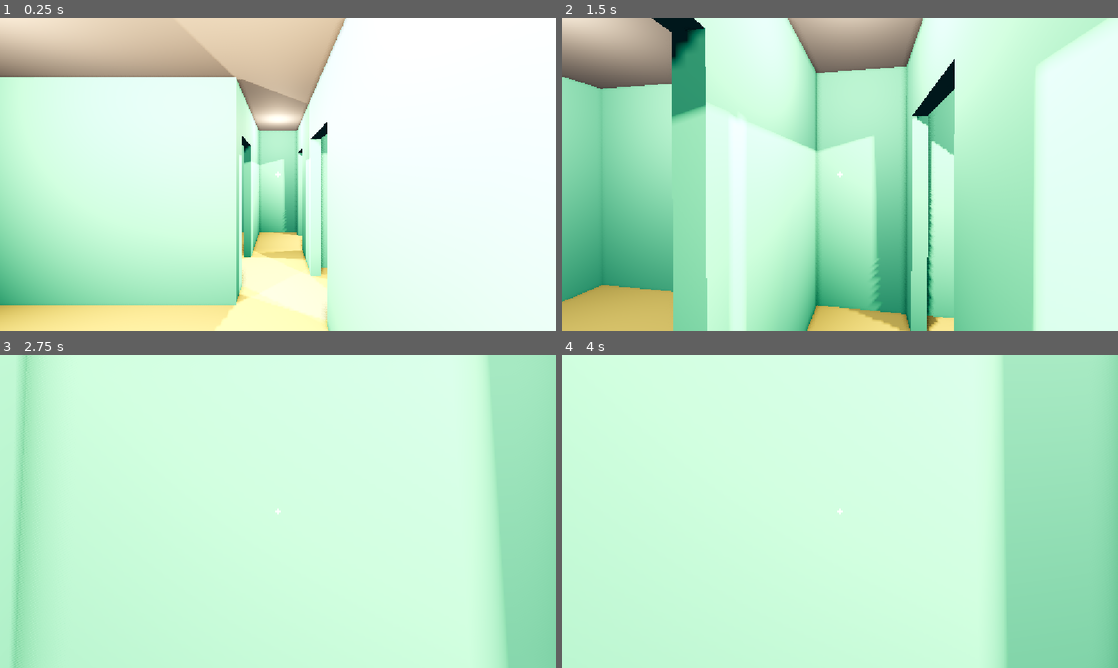
Above: before the commit, frames 1-4 (two rows, left to right).
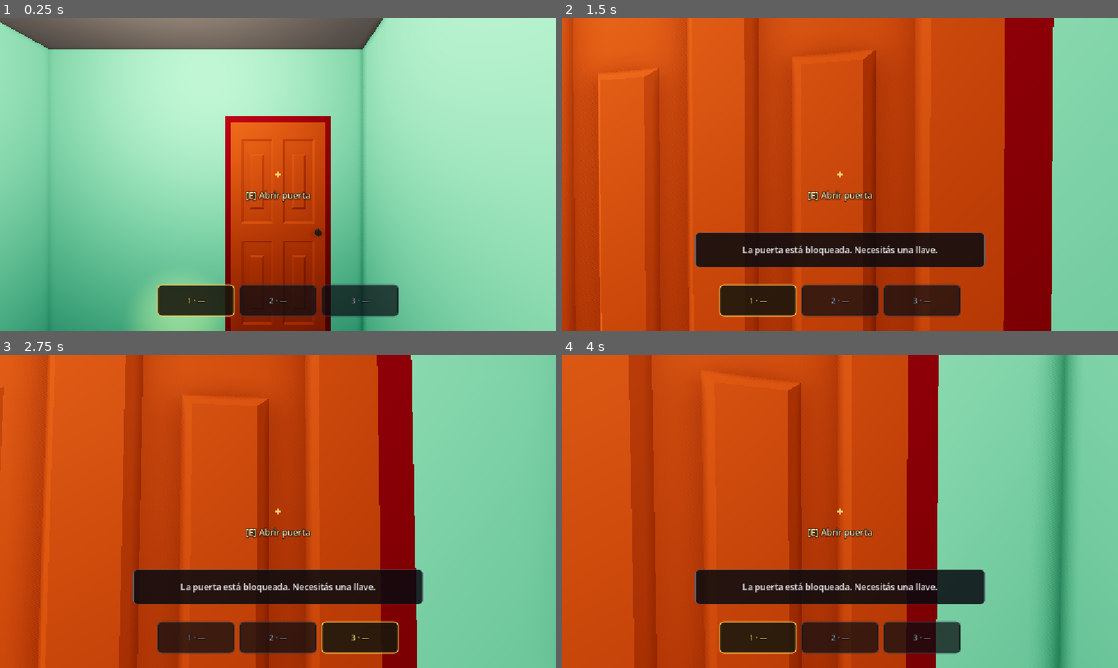
Above: after the commit, the same moments.

Repository: MarcosGomez66/scape-room-demo
Game: Godot game, scene res://scenes/test/house_test_level.tscn
The game is run twice, just before and just after one commit, with the same random seed, the same clock (stepped at 60 frames per second) and the same inputs.
Inputs (mouse positions are in pixels of both pictures, inside the frame that each line leads up to):
- Up to frame 1 (0.25 s): no input
- Up to frame 2 (1.5 s): tap Enter at 0.5 s; move the mouse to (867, 174) at 0.52 s; hold E (interact, bound only after the commit) 0.53-1.28 s; hold W (move_forward) from 0.53 s (still down); click (867, 174) at 0.67 s; tap 1 (slot_1, bound only after the commit) at 0.8, 1.35 s; move the mouse to (812, 174) at 1.27 s; click (812, 174) at 1.42 s
- Up to frame 3 (2.75 s): keep holding W (move_forward); tap 2 (slot_2, bound only after the commit) at 1.55, 2.1 s; move the mouse to (289, 505) at 2.02 s; click (289, 505) at 2.17 s; tap 3 (slot_3, bound only after the commit) at 2.3 s
- Up to frame 4 (4 s): keep holding W (move_forward); tap Space at 2.75 s; move the mouse to (834, 517) at 2.77 s; tap 3 (slot_3, bound only after the commit) at 2.85 s; click (834, 517) at 2.92 s; tap E (interact, bound only after the commit) at 3.05 s; tap Enter at 3.5 s; move the mouse to (878, 514) at 3.52 s; hold Shift (run) from 3.53 s (still down); click (878, 514) at 3.67 s; tap 1 (slot_1, bound only after the commit) at 3.8 s

The runs differ from the first frame. In frame 1, 99% of the frame differs, in the area x 0-100%, y 0-100%; in frame 2, 100%; in frame 3, 100%; in frame 4, 97%.

Commit message:
Add hinged bedroom door, key pickup and 3-slot inventory
Door scene built from SM_Puerta with a hinge-driven leaf, collision as a direct child of the StaticBody3D, lock check against the selected inventory item and key consumption on unlock.

Adds the Inventory autoload with fixed 3 slots, ItemData resources, KeyPickup collectible, HUD interaction prompt/messages/slot bar and the player interaction ray. house_test_level now starts the player locked in the bedroom with the key on the floor. Includes SM_Puerta/SM_Llave assets.

Diff:
--- a/project.godot
+++ b/project.godot
@@ -18,6 +18,7 @@
 [autoload]
 
 MCPRuntimeServer="*res://addons/godot_mcp_toolkit/runtime/mcp_runtime_server.gd"
+Inventory="*uid://ccld7x56jgru3"
 
 [display]
 
@@ -64,6 +65,32 @@
 "events": [Object(InputEventKey,"resource_local_to_scene":false,"resource_name":"","device":16,"window_id":0,"alt_press …(195 unchanged characters)…
 ]
 }
+interact={
+"deadzone": 0.2,
+"events": [Object(InputEventKey,"resource_local_to_scene":false,"resource_name":"","device":16,"window_id":0,"alt_pressed":false,"shift_pressed":false,"ctrl_pressed":false,"meta_pressed":false,"pressed":false,"keycode":0,"physical_keycode":69,"key_label":0,"unicode":0,"location":0,"echo":false,"script":null)
+]
+}
+slot_1={
+"deadzone": 0.2,
+"events": [Object(InputEventKey,"resource_local_to_scene":false,"resource_name":"","device":16,"window_id":0,"alt_pressed":false,"shift_pressed":false,"ctrl_pressed":false,"meta_pressed":false,"pressed":false,"keycode":0,"physical_keycode":49,"key_label":0,"unicode":0,"location":0,"echo":false,"script":null)
+]
+}
+slot_2={
+"deadzone": 0.2,
+"events": [Object(InputEventKey,"resource_local_to_scene":false,"resource_name":"","device":16,"window_id":0,"alt_pressed":false,"shift_pressed":false,"ctrl_pressed":false,"meta_pressed":false,"pressed":false,"keycode":0,"physical_keycode":50,"key_label":0,"unicode":0,"location":0,"echo":false,"script":null)
+]
+}
+slot_3={
+"deadzone": 0.2,
+"events": [Object(InputEventKey,"resource_local_to_scene":false,"resource_name":"","device":16,"window_id":0,"alt_pressed":false,"shift_pressed":false,"ctrl_pressed":false,"meta_pressed":false,"pressed":false,"keycode":0,"physical_keycode":51,"key_label":0,"unicode":0,"location":0,"echo":false,"script":null)
+]
+}
+
+[layer_names]
+
+3d_physics/layer_1="world"
+3d_physics/layer_2="player"
+3d_physics/layer_4="interactable"
 
 [physics]
 
--- /dev/null
+++ b/resources/items/key_bedroom.tres
@@ -0,0 +1,8 @@
+[gd_resource type="Resource" script_class="ItemData" format=3 uid="uid://drx2vn45cdj6i"]
+
+[ext_resource type="Script" uid="uid://ropgki0s5uv7" path="res://scripts/inventory/item_data.gd" id="1_uq4ki"]
+
+[resource]
+script = ExtResource("1_uq4ki")
+id = &"key_bedroom"
+display_name = "Llave del dormitorio"
--- /dev/null
+++ b/scenes/collectibles/Key.tscn
@@ -0,0 +1,27 @@
+[gd_scene format=3 uid="uid://c0rufqhhor6b4"]
+
+[ext_resource type="Script" uid="uid://dkvjp770lfwjb" path="res://scripts/collectibles/key.gd" id="1_ghq6b"]
+[ext_resource type="Resource" uid="uid://drx2vn45cdj6i" path="res://resources/items/key_bedroom.tres" id="2_633ht"]
+[ext_resource type="PackedScene" uid="uid://i4ysy6r35byw" path="res://assets/test/SM_Llave.glb" id="3_2cd0s"]
+
+[sub_resource type="BoxShape3D" id="BoxShape3D_en54r"]
+size = Vector3(0.3, 0.2, 0.3)
+
+[node name="Key" type="StaticBody3D" unique_id=646955446]
+collision_layer = 8
+collision_mask = 0
+script = ExtResource("1_ghq6b")
+item = ExtResource("2_633ht")
+
+[node name="Model" parent="." unique_id=1386734473 instance=ExtResource("3_2cd0s")]
+transform = Transform3D(1.5, 0, 0, 0, -6.556708e-08, 1.5, 0, -1.5, -6.556708e-08, 0, 0.02, 0)
+
+[node name="Collision" type="CollisionShape3D" parent="." unique_id=356414960]
+transform = Transform3D(1, 0, 0, 0, 1, 0, 0, 0, 1, 0, 0.07, 0)
+shape = SubResource("BoxShape3D_en54r")
+
+[node name="Glow" type="OmniLight3D" parent="." unique_id=1553871593]
+transform = Transform3D(1, 0, 0, 0, 1, 0, 0, 0, 1, 0, 0.15, 0)
+light_color = Color(1, 0.82, 0.45, 1)
+light_energy = 0.6
+omni_range = 1.2
--- /dev/null
+++ b/scenes/interactables/Door.tscn
@@ -0,0 +1,20 @@
+[gd_scene format=3 uid="uid://18m3ifogy6uo"]
+
+[ext_resource type="Script" uid="uid://0ts7t46phxba" path="res://scripts/interactables/door.gd" id="1_lwuoo"]
+[ext_resource type="PackedScene" uid="uid://dx5mltlrsecco" path="res://assets/test/SM_Puerta.glb" id="2_8q377"]
+
+[sub_resource type="BoxShape3D" id="BoxShape3D_vml38"]
+size = Vector3(0.9, 2.1, 0.1)
+
+[node name="Door" type="StaticBody3D" unique_id=1265520474]
+collision_layer = 9
+script = ExtResource("1_lwuoo")
+
+[node name="Hinge" type="Node3D" parent="." unique_id=1676241644]
+transform = Transform3D(1, 0, 0, 0, 1, 0, 0, 0, 1, 0.45, 0, 0)
+
+[node name="Model" parent="." unique_id=661013053 instance=ExtResource("2_8q377")]
+
+[node name="LeafCollision" type="CollisionShape3D" parent="." unique_id=446457089]
+transform = Transform3D(1, 0, 0, 0, 1, 0, 0, 0, 1, 0, 1.05, 0)
+shape = SubResource("BoxShape3D_vml38")
--- a/scenes/player/Player.tscn
+++ b/scenes/player/Player.tscn
@@ -1,7 +1,9 @@
 [gd_scene format=3 uid="uid://1o4dxva7ye2s"]
 
 [ext_resource type="Script" uid="uid://bykp05skmfedn" path="res://scripts/player/player.gd" id="1_player"]
+[ext_resource type="Script" uid="uid://2jte584ebq6k" path="res://scripts/player/interaction_ray.gd" id="2_524rm"]
 [ext_resource type="Texture2D" uid="uid://pyfetpo8o2bp" path="res://assets/player/crosshair.png" id="2_gfjak"]
+[ext_resource type="Script" uid="uid://caigdk7dljdaw" path="res://scripts/ui/hud.gd" id="3_tpg5x"]
 
 [sub_resource type="CapsuleShape3D" id="CapsuleShape3D_player"]
 radius = 0.3
@@ -22,7 +24,14 @@
 unique_name_in_owner = true
 current = true
 
+[node name="InteractionRay" type="RayCast3D" parent="CameraHolder/Camera" unique_id=1822911578]
+target_position = Vector3(0, 0, -2.2)
+collision_mask = 9
+script = ExtResource("2_524rm")
+
 [node name="HUD" type="CanvasLayer" parent="." unique_id=1916499687]
+unique_name_in_owner = true
+script = ExtResource("3_tpg5x")
 
 [node name="Crosshair" type="TextureRect" parent="HUD" unique_id=1332600846]
 anchors_preset = 8
@@ -37,3 +46,88 @@
 grow_horizontal = 2
 grow_vertical = 2
 texture = ExtResource("2_gfjak")
+
+[node name="InteractionPrompt" type="Label" parent="HUD" unique_id=301895581]
+unique_name_in_owner = true
+visible = false
+anchors_preset = 8
+anchor_left = 0.5
+anchor_top = 0.5
+anchor_right = 0.5
+anchor_bottom = 0.5
+offset_left = -220.0
+offset_top = 28.0
+offset_right = 220.0
+offset_bottom = 58.0
+text = "[E] Interactuar"
+horizontal_alignment = 1
+vertical_alignment = 1
+
+[node name="MessagePanel" type="PanelContainer" parent="HUD" unique_id=1443024082]
+unique_name_in_owner = true
+visible = false
+anchors_preset = 7
+anchor_left = 0.5
+anchor_top = 1.0
+anchor_right = 0.5
+anchor_bottom = 1.0
+offset_left = -300.0
+offset_top = -204.0
+offset_right = 300.0
+offset_bottom = -132.0
+
+[node name="MessageLabel" type="Label" parent="HUD/MessagePanel" unique_id=416408499]
+unique_name_in_owner = true
+layout_mode = 2
+horizontal_alignment = 1
+vertical_alignment = 1
+autowrap_mode = 3
+
+[node name="InventoryBar" type="HBoxContainer" parent="HUD" unique_id=792422717]
+unique_name_in_owner = true
+anchors_preset = 7
+anchor_left = 0.5
+anchor_top = 1.0
+anchor_right = 0.5
+anchor_bottom = 1.0
+offset_left = -330.0
+offset_top = -96.0
+offset_right = 330.0
+offset_bottom = -30.0
+alignment = 1
+
+[node name="Slot1" type="PanelContainer" parent="HUD/InventoryBar" unique_id=574218439]
+unique_name_in_owner = true
+custom_minimum_size = Vector2(160, 52)
+layout_mode = 2
+
+[node name="Slot1Label" type="Label" parent="HUD/InventoryBar/Slot1" unique_id=1378198792]
+unique_name_in_owner = true
+layout_mode = 2
+text = "1 · —"
+horizontal_alignment = 1
+vertical_alignment = 1
+
+[node name="Slot2" type="PanelContainer" parent="HUD/InventoryBar" unique_id=217918097]
+unique_name_in_owner = true
+custom_minimum_size = Vector2(160, 52)
+layout_mode = 2
+
+[node name="Slot2Label" type="Label" parent="HUD/InventoryBar/Slot2" unique_id=337530264]
+unique_name_in_owner = true
+layout_mode = 2
+text = "2 · —"
+horizontal_alignment = 1
+vertical_alignment = 1
+
+[node name="Slot3" type="PanelContainer" parent="HUD/InventoryBar" unique_id=1477370780]
+unique_name_in_owner = true
+custom_minimum_size = Vector2(160, 52)
+layout_mode = 2
+
+[node name="Slot3Label" type="Label" parent="HUD/InventoryBar/Slot3" unique_id=1559480561]
+unique_name_in_owner = true
+layout_mode = 2
+text = "3 · —"
+horizontal_alignment = 1
+vertical_alignment = 1
--- a/scenes/test/house_test_level.tscn
+++ b/scenes/test/house_test_level.tscn
@@ -2,6 +2,8 @@
 
 [ext_resource type="PackedScene" uid="uid://cncnftvbhi4nx" path="res://scenes/environment/house/house.tscn" id="1_f38u6"]
 [ext_resource type="PackedScene" uid="uid://1o4dxva7ye2s" path="res://scenes/player/Player.tscn" id="2_0ll5a"]
+[ext_resource type="PackedScene" uid="uid://18m3ifogy6uo" path="res://scenes/interactables/Door.tscn" id="3_4cny8"]
+[ext_resource type="PackedScene" uid="uid://c0rufqhhor6b4" path="res://scenes/collectibles/Key.tscn" id="4_74ylu"]
 
 [sub_resource type="BoxShape3D" id="BoxShape3D_4cny8"]
 size = Vector3(60, 0.5, 60)
@@ -28,4 +30,10 @@
 mesh = SubResource("PlaneMesh_ylyn5")
 
 [node name="Player" parent="." unique_id=699744171 instance=ExtResource("2_0ll5a")]
-transform = Transform3D(1, 0, 0, 0, 1, 0, 0, 0, 1, 0.02, 0.32, 1.5)
+transform = Transform3D(-4.371139e-08, 0, -1, 0, 1, 0, 1, 0, -4.371139e-08, -2.6, 0.32, -1.96)
+
+[node name="BedroomDoor" parent="." unique_id=1265520474 instance=ExtResource("3_4cny8")]
+transform = Transform3D(-4.371139e-08, 0, 1, 0, 1, 0, -1, 0, -4.371139e-08, -0.62, 0.3, -1.96)
+
+[node name="BedroomKey" parent="." unique_id=646955446 instance=ExtResource("4_74ylu")]
+transform = Transform3D(0.90630776, 0, 0.42261827, 0, 1, 0, -0.42261827, 0, 0.90630776, -1.7, 0.33, -2.9)
--- /dev/null
+++ b/scripts/collectibles/key.gd
@@ -0,0 +1,23 @@
+extends Interactable
+
+class_name KeyPickup
+
+## Collectible key: adds its ItemData to the inventory and disappears.
+
+@export var item: ItemData = null
+
+
+func get_prompt() -> String:
+	if item == null:
+		return "Agarrar"
+	return "Agarrar %s" % item.display_name.to_lower()
+
+
+func interact() -> String:
+	if item == null:
+		return ""
+	if not Inventory.add_item(item):
+		return "No tenés espacio en el inventario."
+	var collected_name: String = item.display_name
+	queue_free()
+	return "Agarraste: %s." % collected_name
--- /dev/null
+++ b/scripts/interactables/door.gd
@@ -0,0 +1,78 @@
+extends Interactable
+
+class_name Door
+
+## Hinged door with an optional key requirement.
+## The GLB provides the frame and the leaf as separate nodes; _ready reparents
+## the leaf (and the handle) under Hinge so the frame stays put while it swings.
+## The leaf collider is a direct child of the body (Godot only registers
+## CollisionShape3D nodes that way) and is rotated around the hinge by the tween.
+
+const HINGE_X: float = 0.45
+const LEAF_CENTER: Vector3 = Vector3(0.0, 1.05, 0.0)
+
+@export var required_item_id: StringName = &"key_bedroom"
+@export var locked: bool = true
+@export var open_angle_degrees: float = -90.0
+@export var open_time: float = 0.9
+@export var is_open: bool = false
+
+@onready var hinge: Node3D = $Hinge
+@onready var model: Node3D = $Model
+@onready var leaf_collision: CollisionShape3D = $LeafCollision
+
+var _angle: float = 0.0
+var _tween: Tween
+
+
+func _ready() -> void:
+	hinge.position.x = HINGE_X
+	_move_leaf_to_hinge("SM_Hoja")
+	_move_leaf_to_hinge("SM_Pomo")
+	_apply_angle(0.0)
+
+
+func get_prompt() -> String:
+	return "Cerrar puerta" if is_open else "Abrir puerta"
+
+
+func interact() -> String:
+	if locked:
+		var selected: ItemData = Inventory.get_selected_item()
+		if selected != null and selected.id == required_item_id:
+			locked = false
+			Inventory.remove_item(required_item_id)
+			_set_open(true)
+			return "Usaste la llave. Puerta desbloqueada."
+		if Inventory.has_item(required_item_id):
+			return "Tenés la llave. Seleccionala con 1, 2 o 3."
+		return "La puerta está bloqueada. Necesitás una llave."
+	_set_open(not is_open)
+	return ""
+
+
+func _move_leaf_to_hinge(part_name: String) -> void:
+	var part: Node3D = model.get_node_or_null(part_name) as Node3D
+	if part != null:
+		part.reparent(hinge, true)
+
+
+func _set_open(value: bool) -> void:
+	is_open = value
+	if _tween != null:
+		_tween.kill()
+	var target: float = deg_to_rad(open_angle_degrees) if value else 0.0
+	_tween = create_tween()
+	_tween.set_ease(Tween.EASE_OUT).set_trans(Tween.TRANS_CUBIC)
+	_tween.tween_method(_apply_angle, _angle, target, open_time)
+
+
+## Rotates the hinge and the leaf collider around the hinge pivot.
+func _apply_angle(angle: float) -> void:
+	_angle = angle
+	hinge.rotation.y = angle
+	var basis := Basis(Vector3.UP, angle)
+	var hinge_point := Vector3(HINGE_X, 0.0, 0.0)
+	leaf_collision.transform = Transform3D(
+		basis, hinge_point + basis * (LEAF_CENTER - hinge_point)
+	)
--- /dev/null
+++ b/scripts/interactables/interactable.gd
@@ -0,0 +1,20 @@
+extends StaticBody3D
+
+class_name Interactable
+
+## Base class for anything the player can look at and use with E.
+## Interactables that should not block the player only need the interactable
+## physics layer (layer 4 / bit value 8); solid ones also stay on layer 1.
+
+@export var prompt_text: String = "Interactuar"
+@export var enabled: bool = true
+
+
+## Text shown under the crosshair while this object is aimed at.
+func get_prompt() -> String:
+	return prompt_text
+
+
+## Runs the interaction. Returns a message for the HUD, or "" for none.
+func interact() -> String:
+	return ""
--- /dev/null
+++ b/scripts/inventory/item_data.gd
@@ -0,0 +1,10 @@
+extends Resource
+
+class_name ItemData
+
+## Minimal inventory item definition.
+## Only the data the demo needs: an id, a display name and an optional icon.
+
+@export var id: StringName = &""
+@export var display_name: String = ""
+@export var icon: Texture2D = null
--- /dev/null
+++ b/scripts/managers/inventory.gd
@@ -0,0 +1,75 @@
+extends Node
+
+## Very small inventory for the demo: three fixed slots, one selected at a time.
+## Registered as the "Inventory" autoload, so any node can query it.
+
+signal slots_changed
+signal selection_changed(slot_index: int)
+
+const MAX_SLOTS: int = 3
+
+var slots: Array[ItemData] = [null, null, null]
+var selected_slot: int = 0
+
+
+## Stores the item in the first empty slot and selects it.
+## Returns false when the inventory is full or the item is null.
+func add_item(item: ItemData) -> bool:
+	if item == null:
+		return false
+	var index: int = slots.find(null)
+	if index == -1:
+		return false
+	slots[index] = item
+	selected_slot = index
+	slots_changed.emit()
+	selection_changed.emit(selected_slot)
+	return true
+
+
+func has_item(item_id: StringName) -> bool:
+	return find_item(item_id) != null
+
+
+func find_item(item_id: StringName) -> ItemData:
+	for item: ItemData in slots:
+		if item != null and item.id == item_id:
+			return item
+	return null
+
+
+func get_selected_item() -> ItemData:
+	if selected_slot < 0 or selected_slot >= slots.size():
+		return null
+	return slots[selected_slot]
+
+
+## Removes the first item with that id. Used when a key unlocks a door.
+func remove_item(item_id: StringName) -> bool:
+	var index: int = -1
+	for i: int in slots.size():
+		if slots[i] != null and slots[i].id == item_id:
+			index = i
+			break
+	if index == -1:
+		return false
+	slots[index] = null
+	if selected_slot == index:
+		selected_slot = _first_filled_slot()
+	slots_changed.emit()
+	selection_changed.emit(selected_slot)
+	return true
+
+
+func select_slot(index: int) -> void:
+	if index < 0 or index >= slots.size() or index == selected_slot:
+		return
+	selected_slot = index
+	selection_changed.emit(selected_slot)
+
+
+func _first_filled_slot() -> int:
+	for i: int in slots.size():
+		if slots[i] != null:
+			return i
+	return 0
--- /dev/null
+++ b/scripts/player/interaction_ray.gd
@@ -0,0 +1,38 @@
+extends RayCast3D
+
+## Turns the camera raycast into interaction: prompt under the crosshair,
+## E to trigger the focused Interactable and HUD messages.
+
+@onready var hud: Hud = %HUD
+
+var _target: Interactable = null
+
+
+func _physics_process(_delta: float) -> void:
+	if _target != null and not is_instance_valid(_target):
+		_target = null
+
+	var next_target: Interactable = null
+	if is_colliding():
+		var collider: Object = get_collider()
+		if collider is Interactable and (collider as Interactable).enabled:
+			next_target = collider as Interactable
+
+	if next_target != null:
+		hud.show_prompt(next_target.get_prompt())
+	else:
+		hud.hide_prompt()
+
+	if next_target != _target:
+		_target = next_target
+		hud.set_focused(_target != null)
+
+
+func _unhandled_input(event: InputEvent) -> void:
+	if not event.is_action_pressed("interact"):
+		return
+	if _target == null or not is_instance_valid(_target) or not _target.enabled:
+		return
+	var message: String = _target.interact()
+	if not message.is_empty():
+		hud.show_message(message)
--- a/scripts/player/player.gd
+++ b/scripts/player/player.gd
@@ -4,6 +4,9 @@
 
 ## Minimal first-person controller for the escape room demo.
 ## WASD to move, hold Shift to run, mouse to look, Escape to release/recapture the mouse.
+## Keys 1-3 select an inventory slot.
+
+const SLOT_ACTIONS: Array[StringName] = [&"slot_1", &"slot_2", &"slot_3"]
 
 @export_group("Movement")
 @export var walk_speed: float = 4.5
@@ -33,7 +36,14 @@
 			deg_to_rad(-max_pitch_degrees),
 			deg_to_rad(max_pitch_degrees),
 		)
-	elif event.is_action_pressed("toggle_mouse"):
+		return
+
+	for i: int in SLOT_ACTIONS.size():
+		if event.is_action_pressed(SLOT_ACTIONS[i]):
+			Inventory.select_slot(i)
+			return
+
+	if event.is_action_pressed("toggle_mouse"):
 		var captured: bool = Input.get_mouse_mode() == Input.MOUSE_MODE_CAPTURED
 		Input.set_mouse_mode(Input.MOUSE_MODE_VISIBLE if captured else Input.MOUSE_MODE_CAPTURED)
 
--- /dev/null
+++ b/scripts/ui/hud.gd
@@ -0,0 +1,131 @@
+extends CanvasLayer
+
+class_name Hud
+
+## Screen UI: interaction prompt, timed messages and the three inventory slots.
+
+const SLOT_COUNT: int = 3
+
+@onready var prompt_label: Label = %InteractionPrompt
+@onready var message_panel: PanelContainer = %MessagePanel
+@onready var message_label: Label = %MessageLabel
+@onready var crosshair: TextureRect = $Crosshair
+@onready var slot_panels: Array[PanelContainer] = [%Slot1, %Slot2, %Slot3]
+@onready var slot_labels: Array[Label] = [%Slot1Label, %Slot2Label, %Slot3Label]
+
+var _message_tween: Tween
+var _selected_style: StyleBoxFlat
+var _filled_style: StyleBoxFlat
+var _empty_style: StyleBoxFlat
+
+
+func _ready() -> void:
+	_build_styles()
+	_style_labels()
+	Inventory.slots_changed.connect(_refresh_slots)
+	Inventory.selection_changed.connect(_on_selection_changed)
+	prompt_label.visible = false
+	message_panel.visible = false
+	_refresh_slots()
+
+
+func show_prompt(text: String) -> void:
+	if text.is_empty():
+		hide_prompt()
+		return
+	prompt_label.text = "[E] %s" % text
+	prompt_label.visible = true
+
+
+func hide_prompt() -> void:
+	prompt_label.visible = false
+
+
+func show_message(text: String) -> void:
+	if text.is_empty():
+		return
+	message_label.text = text
+	message_panel.visible = true
+	message_panel.modulate.a = 1.0
+	if _message_tween != null:
+		_message_tween.kill()
+	_message_tween = create_tween()
+	_message_tween.tween_interval(2.6)
+	_message_tween.tween_property(message_panel, "modulate:a", 0.0, 0.6)
+	_message_tween.tween_callback(func() -> void: message_panel.visible = false)
+
+
+func set_focused(focused: bool) -> void:
+	crosshair.modulate = Color(1.0, 0.84, 0.42) if focused else Color.WHITE
+
+
+func _on_selection_changed(_slot_index: int) -> void:
+	_refresh_slots()
+
+
+func _refresh_slots() -> void:
+	for i: int in SLOT_COUNT:
+		var item: ItemData = Inventory.slots[i] if i < Inventory.slots.size() else null
+		var item_text: String = "—" if item == null else item.display_name
+		slot_labels[i].text = "%d · %s" % [i + 1, item_text]
+
+		var selected: bool = i == Inventory.selected_slot
+		var style: StyleBoxFlat = _selected_style if selected else (_filled_style if item != null else _empty_style)
+		slot_panels[i].add_theme_stylebox_override("panel", style)
+
+		var color: Color
+		if selected:
+			color = Color(1.0, 0.86, 0.45)
+		elif item != null:
+			color = Color(0.92, 0.94, 0.96)
+		else:
+			color = Color(0.55, 0.58, 0.62)
+		slot_labels[i].add_theme_color_override("font_color", color)
+
+
+func _style_labels() -> void:
+	prompt_label.add_theme_font_size_override("font_size", 18)
+	prompt_label.add_theme_color_override("font_color", Color(1.0, 0.9, 0.68))
+	prompt_label.add_theme_color_override("font_outline_color", Color(0.0, 0.0, 0.0, 0.85))
+	prompt_label.add_theme_constant_override("outline_size", 6)
+
+	message_label.add_theme_font_size_override("font_size", 18)
+	message_label.add_theme_color_override("font_color", Color(0.95, 0.96, 0.98))
+
+	for label: Label in slot_labels:
+		label.add_theme_font_size_override("font_size", 15)
+		label.add_theme_color_override("font_outline_color", Color(0.0, 0.0, 0.0, 0.8))
+		label.add_theme_constant_override("outline_size", 4)
+
+	var bar: HBoxContainer = $InventoryBar
+	bar.add_theme_constant_override("separation", 10)
+
+
+func _build_styles() -> void:
+	_empty_style = _make_slot_style(Color(0.04, 0.05, 0.07, 0.72), Color(0.2, 0.23, 0.27, 0.8))
+	_filled_style = _make_slot_style(Color(0.06, 0.08, 0.11, 0.8), Color(0.35, 0.4, 0.46, 0.9))
+	_selected_style = _make_slot_style(Color(0.1, 0.09, 0.05, 0.88), Color(1.0, 0.78, 0.32, 1.0))
+
+	var message_style := StyleBoxFlat.new()
+	message_style.bg_color = Color(0.03, 0.04, 0.06, 0.85)
+	message_style.border_color = Color(0.35, 0.4, 0.46, 0.9)
+	message_style.set_border_width_all(1)
+	message_style.set_corner_radius_all(8)
+	message_style.content_margin_left = 22.0
+	message_style.content_margin_right = 22.0
+	message_style.content_margin_top = 12.0
+	message_style.content_margin_bottom = 12.0
+	message_panel.add_theme_stylebox_override("panel", message_style)
+
+
+func _make_slot_style(fill: Color, border: Color) -> StyleBoxFlat:
+	var style := StyleBoxFlat.new()
+	style.bg_color = fill
+	style.border_color = border
+	style.set_border_width_all(2)
+	style.set_corner_radius_all(8)
+	style.content_margin_left = 12.0
+	style.content_margin_right = 12.0
+	style.content_margin_top = 8.0
+	style.content_margin_bottom = 8.0
+	return style
Binary file added: assets/test/SM_Llave.glb
Not shown, added: assets/test/SM_Llave.glb.import
Binary file added: assets/test/SM_Puerta.glb
Not shown, added: assets/test/SM_Puerta.glb.import
Not shown, added: scripts/collectibles/key.gd.uid
Not shown, added: scripts/interactables/door.gd.uid
Not shown, added: scripts/interactables/interactable.gd.uid
Not shown, added: scripts/inventory/item_data.gd.uid
Not shown, added: scripts/managers/inventory.gd.uid
Not shown, added: scripts/player/interaction_ray.gd.uid
Not shown, added: scripts/ui/hud.gd.uid
Not shown, changed: AGENTS.md
